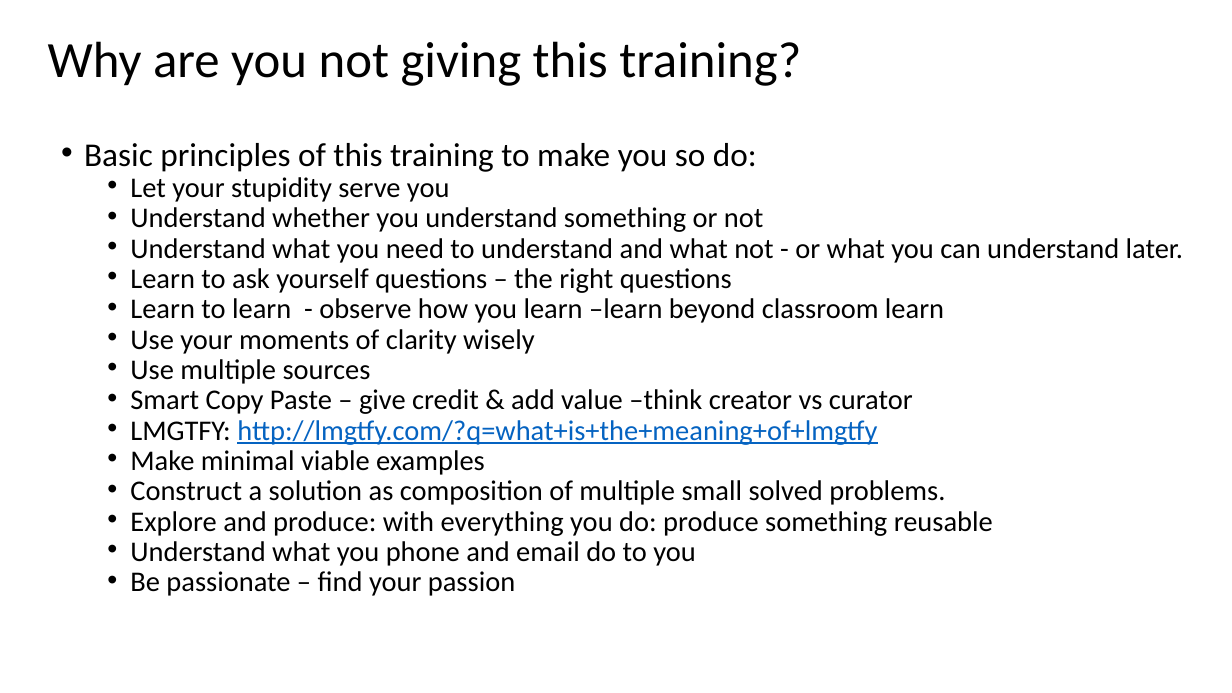
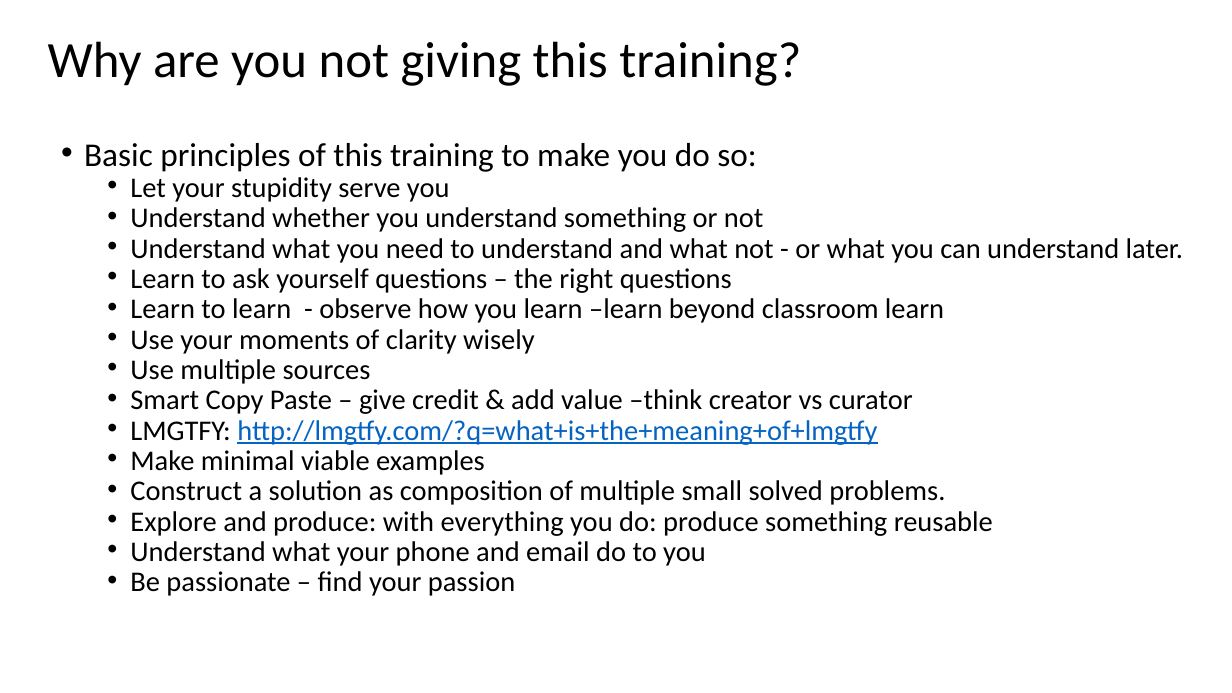
Before and after one commit to Bootcampanalytics/Training-material, a slide deck: slide 8 of Class intro.pptx. Drawn at 1232x693 pixels with LibreOffice and Linux fonts; fonts in the diff are those of the drawing. Boxes give left, top, right and bottom in pixels: in the first picture for what was removed or moved away, otherwise in the second. Text is boxed around its words. In the diff, an @@ line names an element or a change of style, - is before the commit and + after.

```diff
--- a/Class intro.pptx
+++ b/Class intro.pptx
@@ text at (84,143,756,172): text changed @@
-• Basic principles of this training to make you so do:
+• Basic principles of this training to make you do so:
@@ text at (130,541,706,566): text changed @@
-  • Understand what you phone and email do to you
+  • Understand what your phone and email do to you
```
Also in this commit, not shown: 2 other slides changed, 20 other files.
